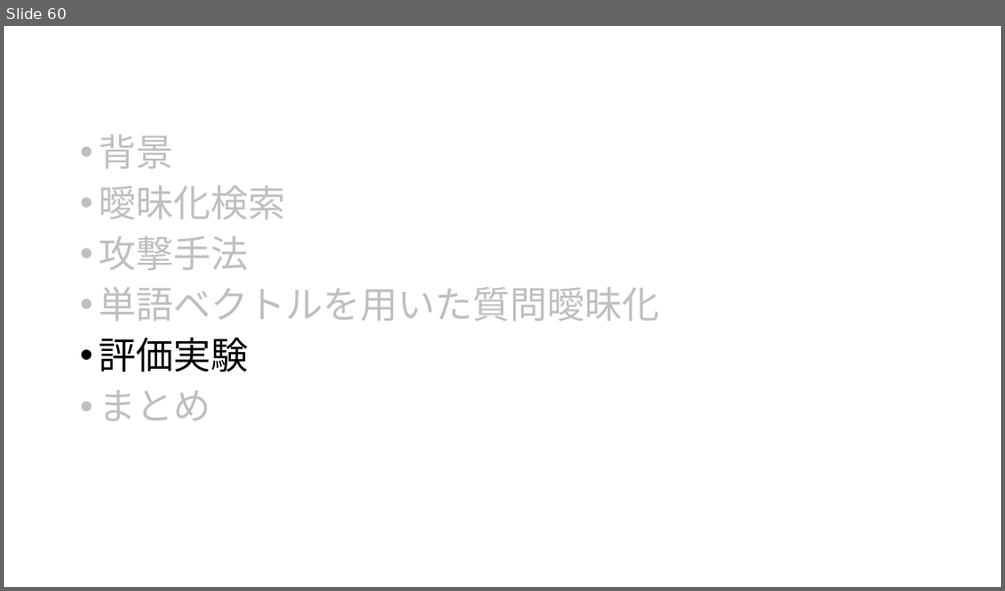
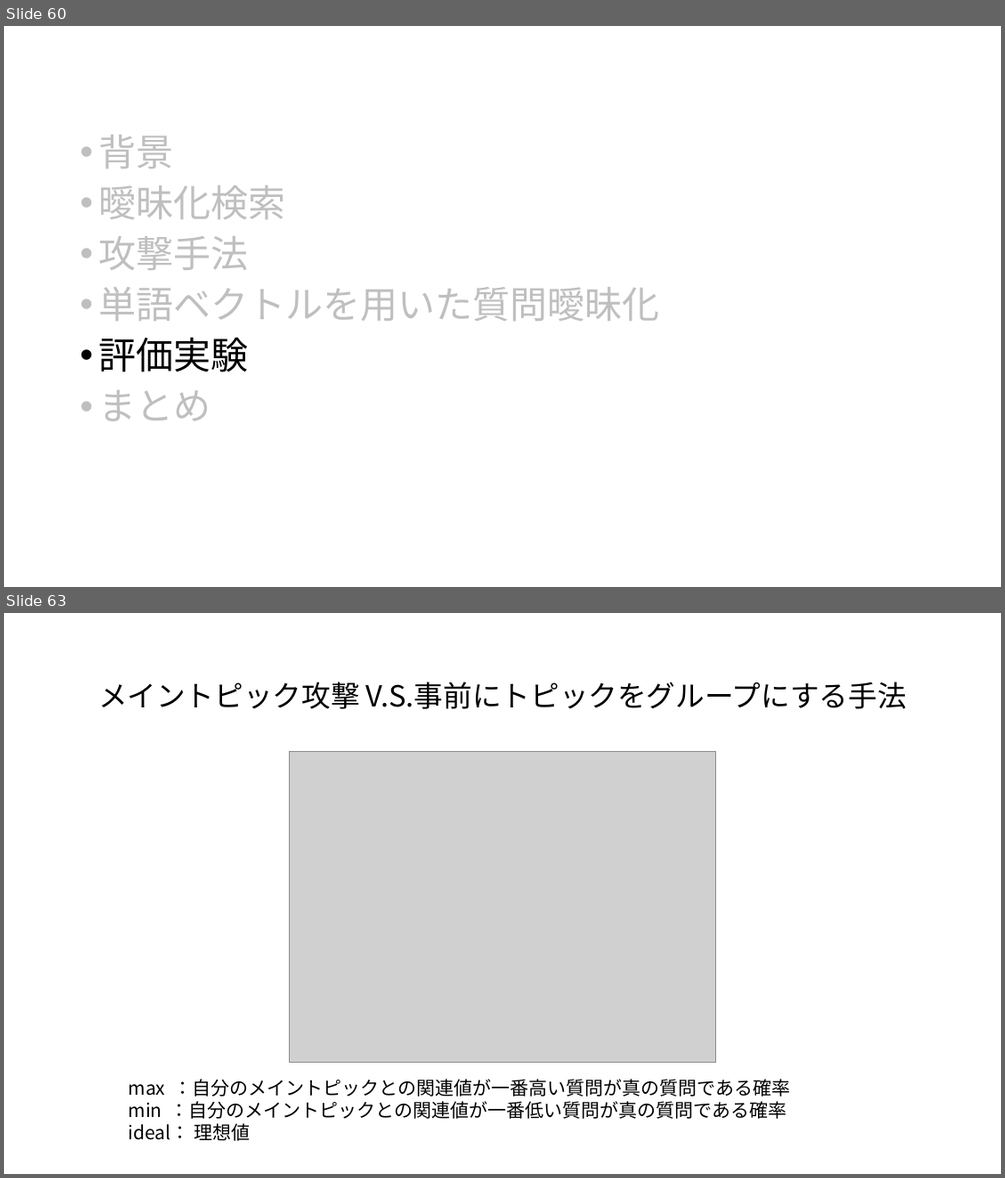
Before and after one commit to aaeviru/thesis, a slide deck: slide/sr2017-slide.pptx. Shown one above the other, each under a label of ours: slide 60 before the commit, slides 60 and 63 after it; the slides between them are not shown. The pictures are 1005x591 and 1005x1178 pixels, drawn with LibreOffice and Linux fonts; fonts in the diff are those of the drawing; grey boxes stand for pictures. Boxes give left, top, right and bottom in pixels: in the first picture for what was removed or moved away, otherwise in the second. Text is boxed around its words. In the diff, an @@ line names an element or a change of style, - is before the commit and + after.

```diff
--- a/slide/sr2017-slide.pptx
+++ b/slide/sr2017-slide.pptx
@@ slide 63 added at [4,613,1001,1174], background #FFFFFF @@
@@ title added at [98,682,906,709], 28 pt, text #000000 @@
+メイントピック攻撃 V.S.事前にトピックをグループにする手法
@@ picture added at [289,751,716,1062] @@
@@ text added at [129,1078,791,1141], 18 pt, text #000000 @@
+max ：自分のメイントピックとの関連値が一番高い質問が真の質問である確率
+min ：自分のメイントピックとの関連値が一番低い質問が真の質問である確率
+ideal： 理想値
```
Also in this commit, not shown: 4 slides changed, 21 other slides added, 1 slide removed, 12 other files.
